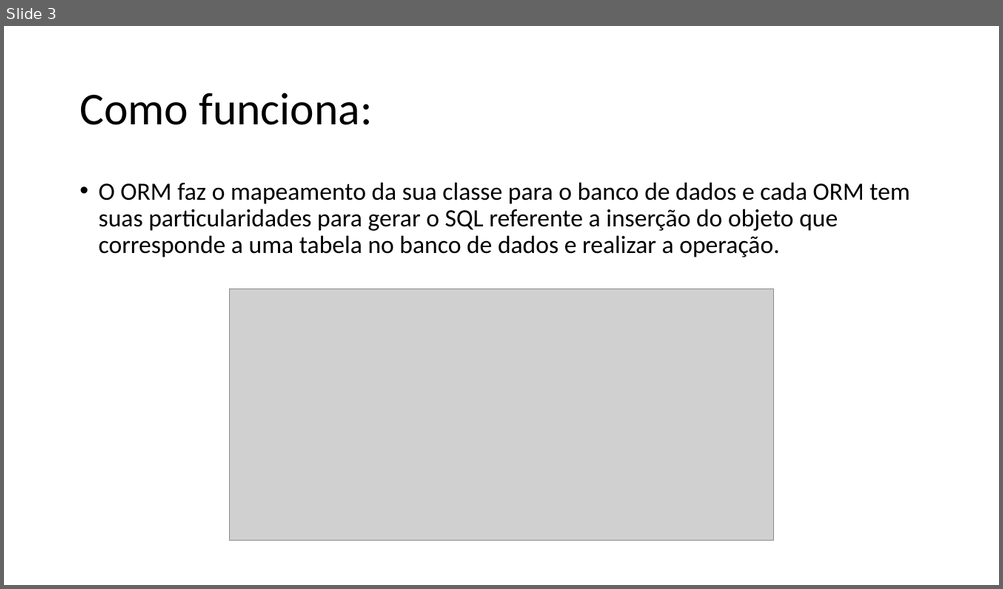
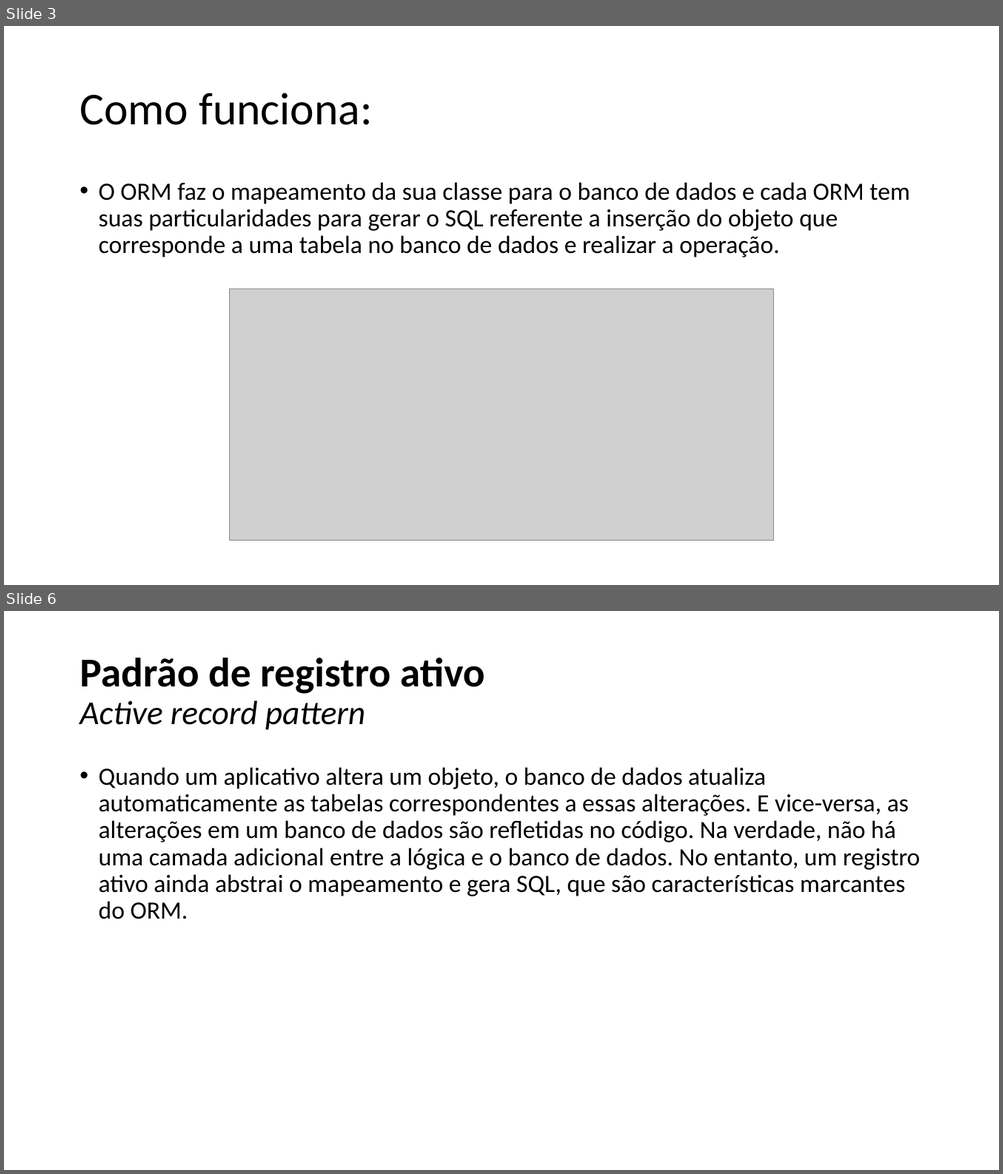
Before and after one commit to muriloHx/trabalho-mvc, a slide deck: slides/ORM.pptx. Shown one above the other, each under a label of ours: slide 3 before the commit, slides 3 and 6 after it; the slides between them are not shown. The pictures are 1003x589 and 1003x1174 pixels, drawn with LibreOffice and Linux fonts; fonts in the diff are those of the drawing; grey boxes stand for pictures. Boxes give left, top, right and bottom in pixels: in the first picture for what was removed or moved away, otherwise in the second. Text is boxed around its words. In the diff, an @@ line names an element or a change of style, - is before the commit and + after.

```diff
--- a/slides/ORM.pptx
+++ b/slides/ORM.pptx
@@ slide 6 added at bbox=[4, 611, 999, 1170], background #FFFFFF @@
@@ title added at bbox=[79, 658, 485, 730], 39.6 pt, text #000000, bold @@
+Padrão de registro ativo
+Active record pattern
@@ text added at bbox=[99, 767, 919, 920], 24 pt, text #000000 @@
+• Quando um aplicativo altera um objeto, o banco de dados atualiza automaticamente as tabelas correspondentes a essas alterações. E vice-versa, as alterações em um banco de dados são refletidas no código. Na verdade, não há uma camada adicional entre a lógica e o banco de dados. No entanto, um registro ativo ainda abstrai o mapeamento e gera SQL, que são características marcantes do ORM.
```
Also in this commit, not shown: 1 slide changed, 4 other slides added.
